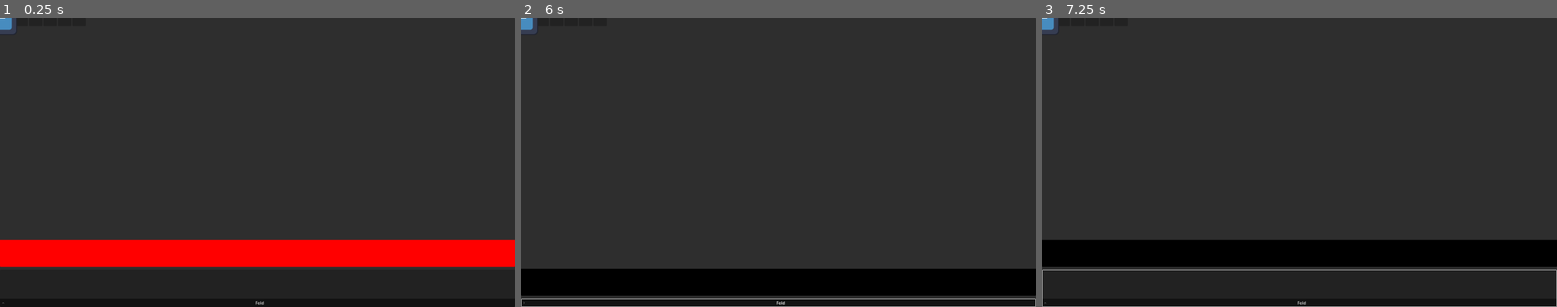
Above: before the commit, frames 1-3 (left to right).
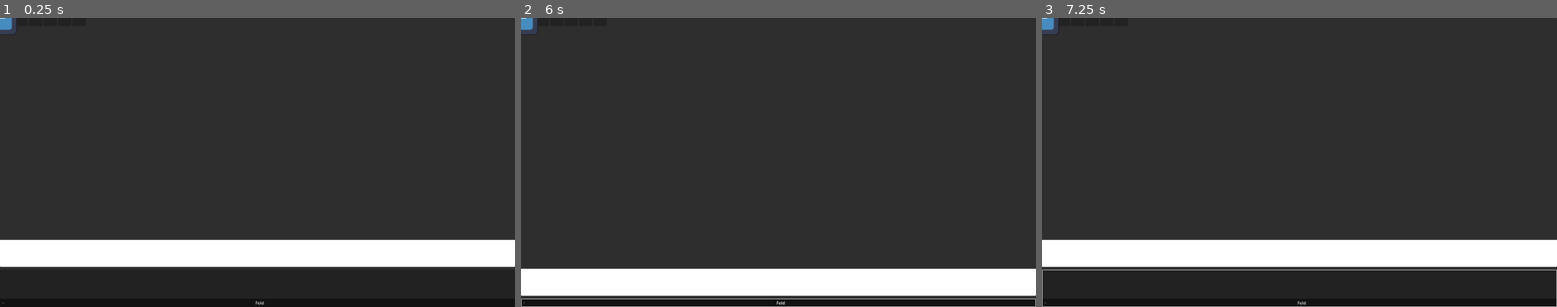
Above: after the commit, the same moments.

Repository: Rliop913/Project-DJ-DAW
Game: Godot game, scene res://dawroot.tscn
Two runs of this game, one before a commit and one after it. Both use one fixed random seed, a clock stepped at 60 frames per second and the inputs below. The project has no main scene, so this scene is started directly. The engine's default icon, where the game draws it, is replaced by a stand-in: a white triangle on a blue panel in a dark square.
Inputs (mouse positions are in pixels of both pictures, inside the frame that each line leads up to):
- Up to frame 1 (0.25 s): no input
- Up to frame 2 (6 s): click (526, 20) at 0.5 s; click (541, 20) at 1.25 s; click (557, 20) at 2 s; click (572, 20) at 2.75 s; click (587, 20) at 3.5 s; click (598, 20) at 4.25 s; tap Enter at 5 s; move the mouse to (778, 252) at 5.02 s; hold Right (ui_right) 5.03-5.78 s; click (778, 252) at 5.17 s; tap Space at 5.75 s; move the mouse to (675, 176) at 5.77 s; hold Left (ui_left) from 5.78 s (still down)
- Up to frame 3 (7.25 s): tap Enter at 6.5 s; move the mouse to (1351, 98) at 6.52 s; release Left (ui_left) at 6.53 s; hold Right (ui_right) from 6.53 s (still down)

The runs differ from the first frame. In frame 1, 9.6% of the frame differs, in the area x 0-100%, y 76-87%; in frame 2, 9.6%; in frame 3, 9.6%.
Error after the commit: Parse Error: Could not find type "PDJE_Wrapper" in the current scope. (res://dawroot.gd:3)

Commit message:
tested & added waveform generator

Diff:
--- a/Modules/track_module.gd
+++ b/Modules/track_module.gd
@@ -4,6 +4,27 @@
 var edit_in:float
 var edit_out:float
 var shader_edit_io:Vector2
+var frame_now = 0
+var frame_max = 0
+signal PutImg(img_arr: Array)
+
+
+func _on_put_img(img_arr: Array) -> void:
+	var imgs: Array[Image] = []
+	for webp in img_arr:
+		var img := Image.new()
+		var err := img.load_webp_from_buffer(webp)
+		if err != OK:
+			continue
+		img.convert(Image.FORMAT_RGBA8)
+		imgs.append(img)
+	print(imgs.size(), "imgsize")
+	frame_max = imgs.size()
+	var tex_arr = Texture2DArray.new()
+	tex_arr.create_from_images(imgs)
+	shmat.set_shader_parameter("WaveForms", tex_arr)
+
+	pass # Replace with function body.
 # Called when the node enters the scene tree for the first time.
 func _ready() -> void:
 	pass # Replace with function body.
@@ -11,6 +32,17 @@
 
 # Called every frame. 'delta' is the elapsed time since the previous frame.
 func _process(delta: float) -> void:
+	if Input.is_action_pressed("ui_right"):
+		print("right")
+		frame_now += 0.01
+		if frame_now > frame_max:
+			frame_now = frame_max
+		shmat.set_shader_parameter("frame_input", frame_now)
+	if Input.is_action_pressed("ui_left"):
+		frame_now -= 0.01
+		if frame_now < 0:
+			frame_now = 0
+		shmat.set_shader_parameter("frame_input", frame_now)
 	pass
 
 # 기능 설명.
@@ -34,6 +66,7 @@
 				shmat.set_shader_parameter("EditShow", false)
 			pass
 
+
 	if event is InputEventMouseMotion:
 		shader_edit_io.y = event.global_position.x
 
--- a/Modules/track_module.gdshader
+++ b/Modules/track_module.gdshader
@@ -2,12 +2,29 @@
 uniform vec2 CursorPos = vec2(0,0);
 uniform vec2 EditINOUT = vec2(0,0);
 uniform bool EditShow = false;
+uniform float frame_input = 0;
+uniform int max_layers = 112;
+uniform usampler2DArray WaveForms;
 void vertex() {
+
 	// Called for every vertex the material is visible on
 }
+vec3 pos_texture(vec2 uv, float count, float frame){
+	float x = uv.x * count + frame;   // 연속 좌표
+	float local_x = fract(x);         // 현재 레이어 안에서의 x
+	int layer = int(floor(x));        // 실제 레이어 번호
 
+	layer = clamp(layer, 0, max_layers - 1);
+	return vec3(local_x, uv.y, float(layer));
+}
 void fragment() {
-	COLOR = vec4(0,0,0,1);
+
+	//COLOR = vec4(0,0,0,1);
+	//float count = (sin(TIME * 1.0) + 1.0) * 56.0;
+	uvec4 v = texture(WaveForms, pos_texture(UV, 1, frame_input));
+
+	COLOR = vec4(vec3(v.rgb) / 255.0 , 1.0);
+
 	if (EditShow &&
 	    FRAGCOORD.x >= min(EditINOUT.x, EditINOUT.y) &&
 	    FRAGCOORD.x <= max(EditINOUT.x, EditINOUT.y)) {
--- a/Modules/track_module.tscn
+++ b/Modules/track_module.tscn
@@ -4,10 +4,13 @@
 [ext_resource type="Script" uid="uid://cd7pe01ldjcu5" path="res://Modules/track_module.gd" id="1_r65wy"]
 
 [sub_resource type="ShaderMaterial" id="ShaderMaterial_h5tac"]
+resource_local_to_scene = true
 shader = ExtResource("1_mi6mt")
 shader_parameter/CursorPos = Vector2(0, 0)
 shader_parameter/EditINOUT = Vector2(0, 0)
 shader_parameter/EditShow = false
+shader_parameter/frame_input = 0
+shader_parameter/max_layers = 1
 
 [node name="TrackModule" type="Panel" unique_id=260970680]
 material = SubResource("ShaderMaterial_h5tac")
@@ -17,4 +20,5 @@
 size_flags_horizontal = 3
 script = ExtResource("1_r65wy")
 
+[connection signal="PutImg" from="." to="." method="_on_put_img"]
 [connection signal="gui_input" from="." to="." method="_on_gui_input"]
--- /dev/null
+++ b/dawroot.gd
@@ -0,0 +1,26 @@
+extends Control
+
+var EngineRoot:PDJE_Wrapper
+var EditorRoot:EditorWrapper
+# Called when the node enters the scene tree for the first time.
+func _ready() -> void:
+	EngineRoot = PDJE_Wrapper.new()
+	EngineRoot.InitEngine("res://TempRoot")#temp root path. change later
+	if not EngineRoot.InitEditor("void", "void", "res://EditTempRoot"):
+		printerr("failed to init editor")
+	else:
+		EditorRoot = EngineRoot.GetEditor()
+
+	var any_music := EngineRoot.SearchMusic("","")
+	print(any_music)
+	if any_music.is_empty():
+		EditorRoot.ConfigNewMusic("tempmusic", "camellia", "res://DMCA_FREE_DEMO_MUSIC/miku_temp.wav")
+		var temparg := PDJE_EDITOR_ARG.new()
+		temparg.InitMusicArg("tempmusic", "130", 0, 0, 0)
+		EditorRoot.AddLine(temparg)
+		print(EditorRoot.render("temptitle"))
+		EditorRoot.pushToRootDB("tempmusic", "camellia")
+
+	var util_api := PDJE_HighLevelUtilAPI.new()
+	var webps = util_api.SoundToWaveform(EngineRoot, "res://img_cache_db", any_music[0], 96)
+	$bg/Vertical/VSplitContainer/MasterTrack.emit_signal("PutImg", webps)
--- a/dawroot.tscn
+++ b/dawroot.tscn
@@ -2,6 +2,17 @@
 
 [ext_resource type="PackedScene" uid="uid://nfors1m7uibt" path="res://Modules/track_module.tscn" id="1_4x03e"]
 [ext_resource type="Texture2D" uid="uid://dbxqes183l45s" path="res://icon.svg" id="1_8r6v8"]
+[ext_resource type="Script" uid="uid://c7r6fh5phh2ql" path="res://dawroot.gd" id="1_y0adw"]
+[ext_resource type="Shader" uid="uid://ckx38n87wurgd" path="res://Modules/track_module.gdshader" id="3_y0adw"]
+
+[sub_resource type="ShaderMaterial" id="ShaderMaterial_y0adw"]
+resource_local_to_scene = true
+shader = ExtResource("3_y0adw")
+shader_parameter/CursorPos = Vector2(0, 0)
+shader_parameter/EditINOUT = Vector2(0, 0)
+shader_parameter/EditShow = false
+shader_parameter/frame_input = 0.0
+shader_parameter/max_layers = 112
 
 [node name="DAWROOT" type="Control" unique_id=1732775865]
 layout_mode = 3
@@ -12,6 +23,7 @@
 grow_vertical = 2
 size_flags_horizontal = 3
 size_flags_vertical = 3
+script = ExtResource("1_y0adw")
 
 [node name="bg" type="Panel" parent="." unique_id=1981895231]
 layout_mode = 1
@@ -72,6 +84,7 @@
 size_flags_vertical = 3
 
 [node name="MasterTrack" parent="bg/Vertical/VSplitContainer" unique_id=1287651306 instance=ExtResource("1_4x03e")]
+material = SubResource("ShaderMaterial_y0adw")
 layout_mode = 2
 
 [node name="FoldableContainer" type="FoldableContainer" parent="bg/Vertical/VSplitContainer" unique_id=394864993]
Not shown, changed: .gitignore
Not shown, changed: PDJE_VERSION
Not shown, changed: PDJE_WRAPPER_VERSION
